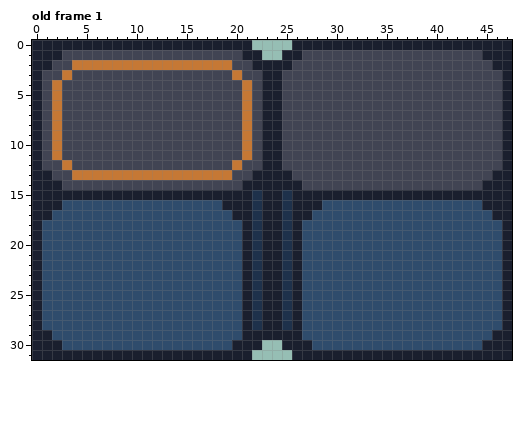
One commit to this pixel-art file: Projetasso/Code Wars 2 - The Offline Server/new_sprites._/em_construçao/ambinte/porta_frente.aseprite. Above, as it was before the edit.
48x32 pixels, 1 frame. Shown: old frame 1. The commit also changed other frames, which this record leaves out.
After the commit:
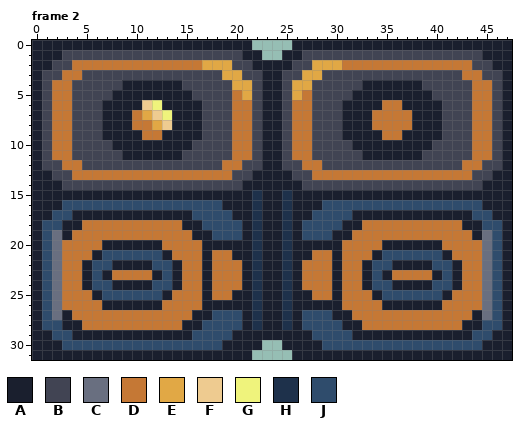
Palette (. is transparent): A #1a1f2e  B #414453  C #696f80  D #c57835  E #e1a845  F #eecb90  G #eff37c  H #1e314b  J #2f4c6c
A new or re-ordered frame is compared with the old frame closest to it.
Diff:
frames 1 -> 23
Changed rows in their new state; - is an unchanged pixel.
Frame 2 is new; against old frame 1:
first column x 3:
 2 --------------EEE--------EEEDDDDDDDDDDDDD--
 3 -D--------------EE------EE--------------DD-
 4 D-----AAAAAA-----EE----EE-----AAAAAA-----DD
 5 D----AAAAAAAA----DE----ED----AAAAAAAA----DD
 6 D---AAAAFGAAAA---D-----DD---AAAADDAAAA---DD
 7 D---AAADEFGAAA---D-----DD---AAADDDDAAA---DD
 8 D---AAADDEFAAA---D-----DD---AAADDDDAAA---DD
 9 D---AAAADDAAAA---D-----DD---AAAADDAAAA---DD
10 D----AAAAAAAA----D-----DD----AAAAAAAA----DD
11 D-----AAAAAA-----D-----DD-----AAAAAA-----DD
12 -D--------------D-------DD--------------DD-
13 -------------------------DDDDDDDDDDDDDDDD--
first column x 2:
17 --AAAAAAAAAAAA----------------AAAAAAAAAAAA--
18 -AADDDDDDDDDDAA--------------AADDDDDDDDDDAA-
19 CADDDDDDDDDDDDAA------------AADDDDDDDDDDDDAC
20 CDDDDAAAAAADDDDAAAA------AAAADDDDAAAAAADDDDC
21 CDDDA------ADDDADDA------ADDADDDA------ADDDC
22 CDDA--AAAA--ADDADDD------DDDADDA--AAAA--ADDC
23 CDDA-ADDDDA-ADDADDD------DDDADDA-ADDDDA-ADDC
24 CDDA--AAAA--ADDADDD------DDDADDA--AAAA--ADDC
25 CDDDA------ADDDADDA------ADDADDDA------ADDDC
26 CDDDDAAAAAADDDDAAAA------AAAADDDDAAAAAADDDDC
27 CADDDDDDDDDDDDAA------------AADDDDDDDDDDDDAC
28 -AADDDDDDDDDDAA--------------AADDDDDDDDDDAA-
29 --AAAAAAAAAAAA----A------A----AAAAAAAAAAAA--
30 -----------------A--------A-----------------
Boxes around the changes in both pictures, in picture pixels (x1, y1, x2, y2):
changed: (52, 60, 492, 350)
